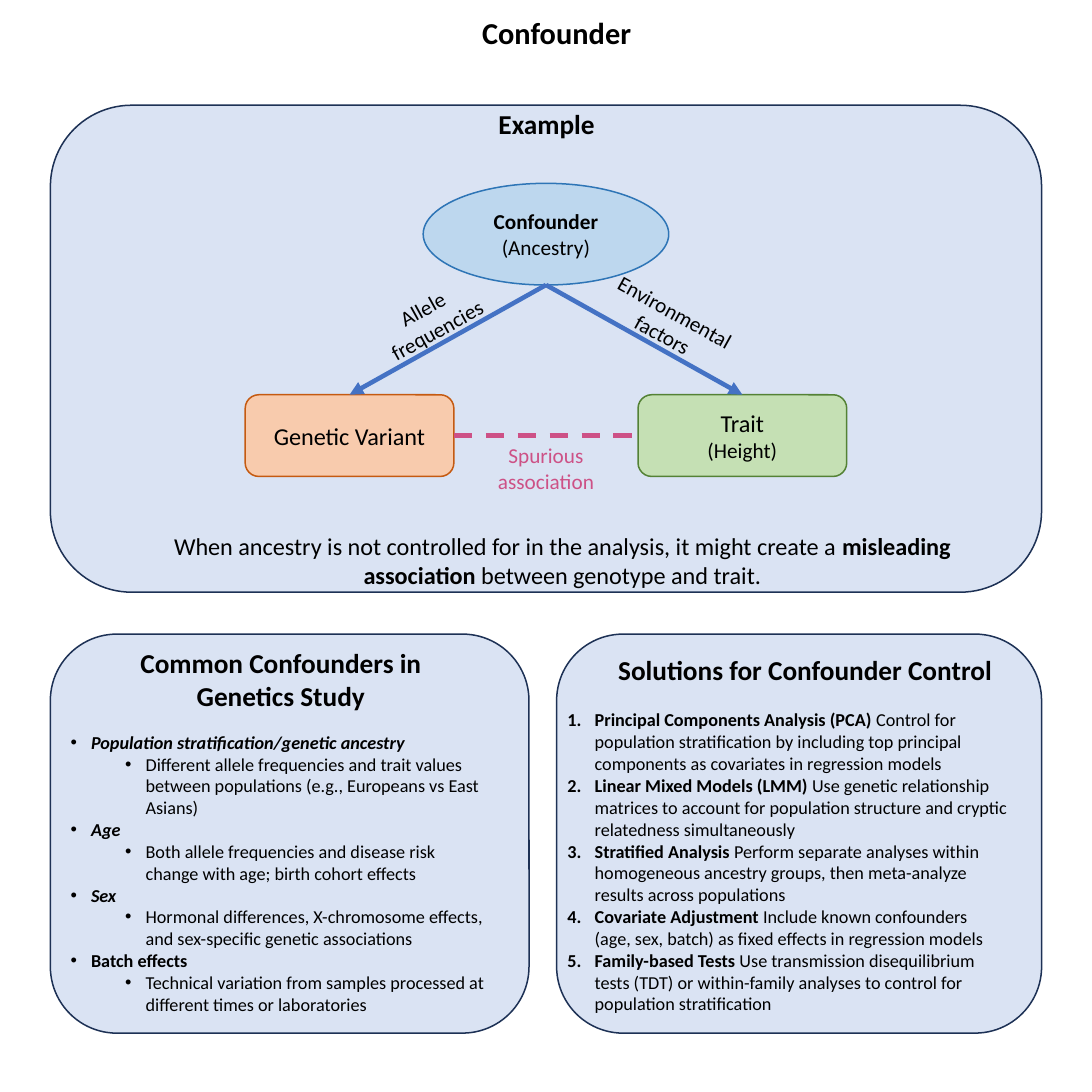
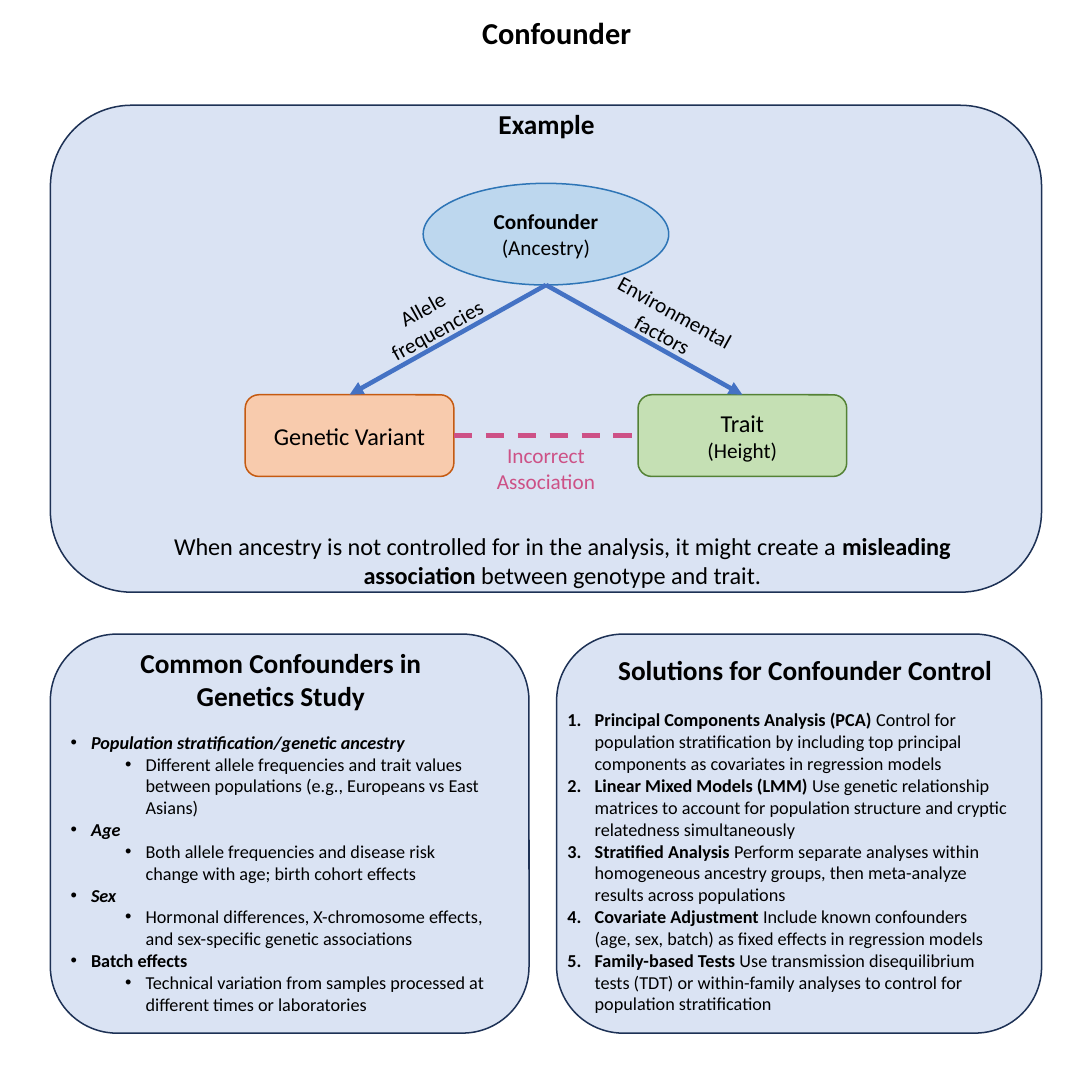
Before and after one commit to StatFunGen/statgen-prerequisites, a slide deck: slide 14 of graphical_summary/slides.pptx. Drawn at 1092x1092 pixels with LibreOffice and Linux fonts; fonts in the diff are those of the drawing. Boxes give left, top, right and bottom in pixels: in the first picture for what was removed or moved away, otherwise in the second. Text is boxed around its words. In the diff, an @@ line names an element or a change of style, - is before the commit and + after.

```diff
--- a/graphical_summary/slides.pptx
+++ b/graphical_summary/slides.pptx
@@ text at (497,449,595,489): text changed @@
-Spurious association
+Incorrect
+Association
```
Also in this commit, not shown: 2 other slides changed, 8 other files.
